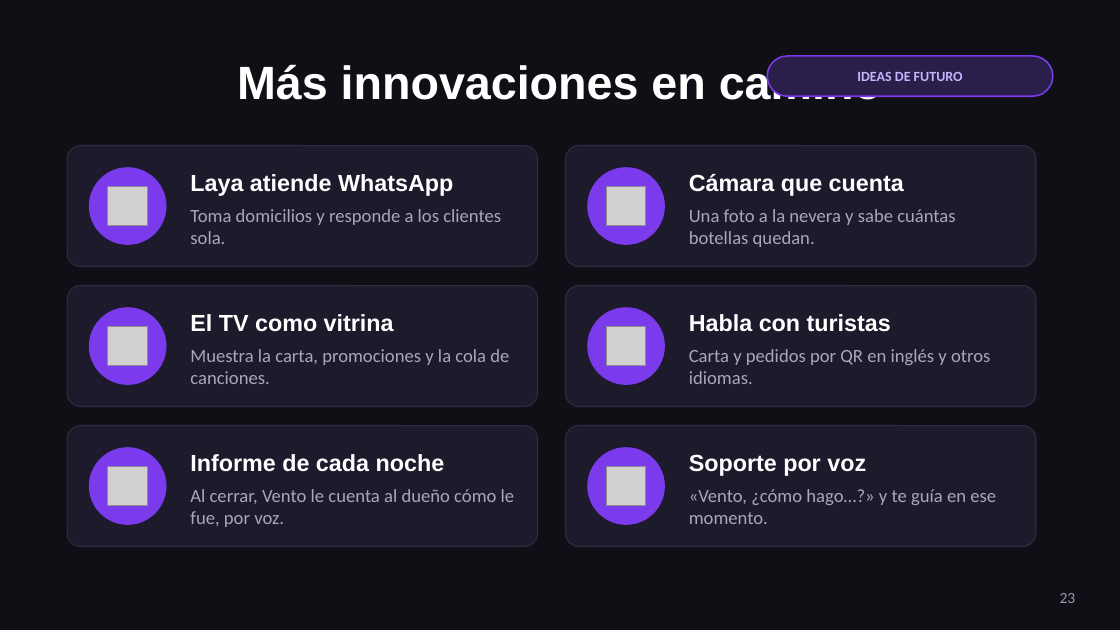
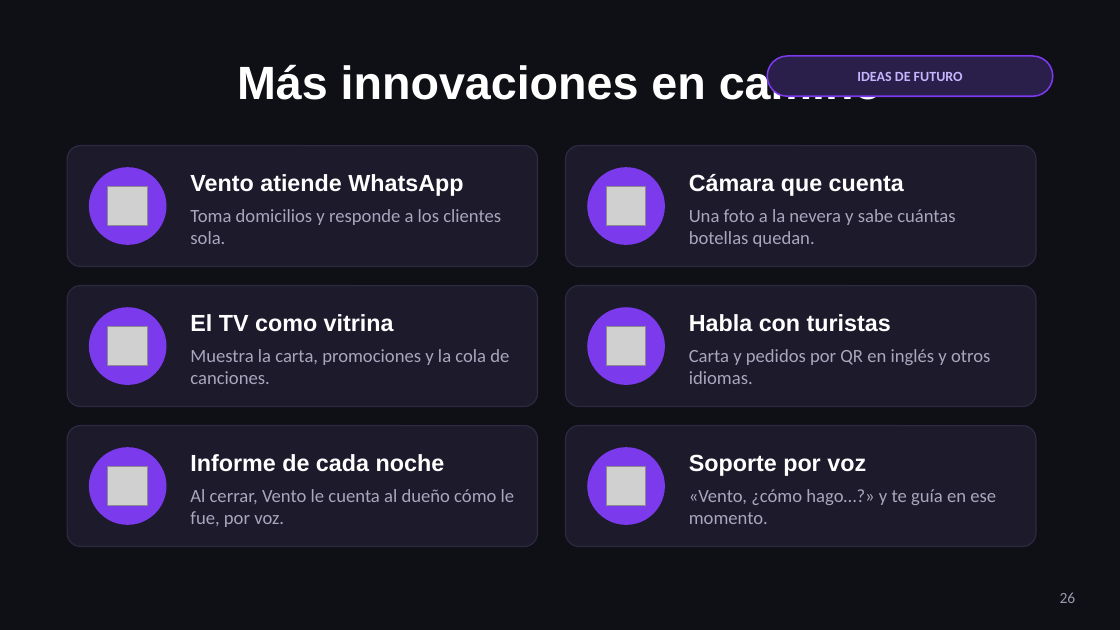
Before and after one commit to cristhianlujan45-blip/cuentas, a slide deck: slide 26 of ventas/Vento-presentacion.pptx (slide 23 before the commit). Drawn at 1120x630 pixels with LibreOffice and Linux fonts; fonts in the diff are those of the drawing; grey boxes stand for pictures. Boxes give left, top, right and bottom in pixels: in the first picture for what was removed or moved away, otherwise in the second. Text is boxed around its words. In the diff, an @@ line names an element or a change of style, - is before the commit and + after.

```diff
--- a/ventas/Vento-presentacion.pptx
+++ b/ventas/Vento-presentacion.pptx
@@ text at (x1=190, y1=174, x2=463, y2=196): text changed @@
-Laya atiende WhatsApp
+Vento atiende WhatsApp
@@ page number at (x1=1060, y1=592, x2=1076, y2=603): text changed @@
-23
+26
```
Also in this commit, not shown: 5 other slides changed, 3 slides added, 1 other file.
